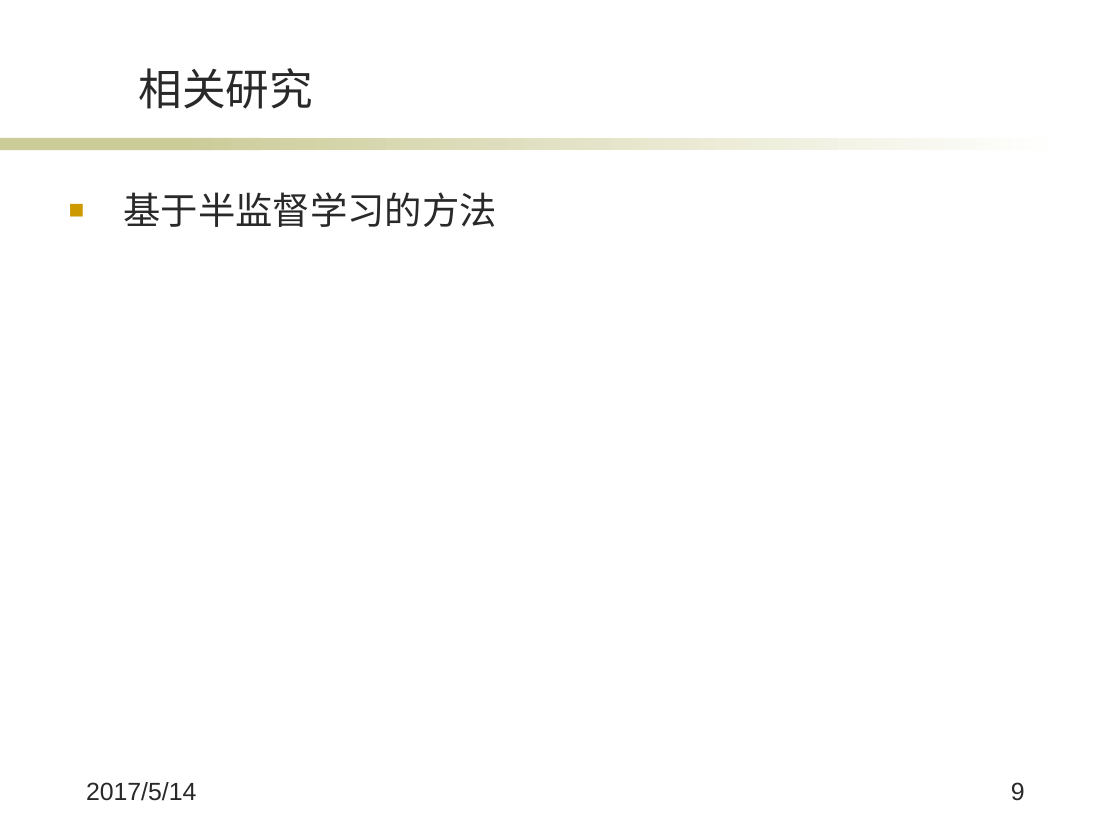
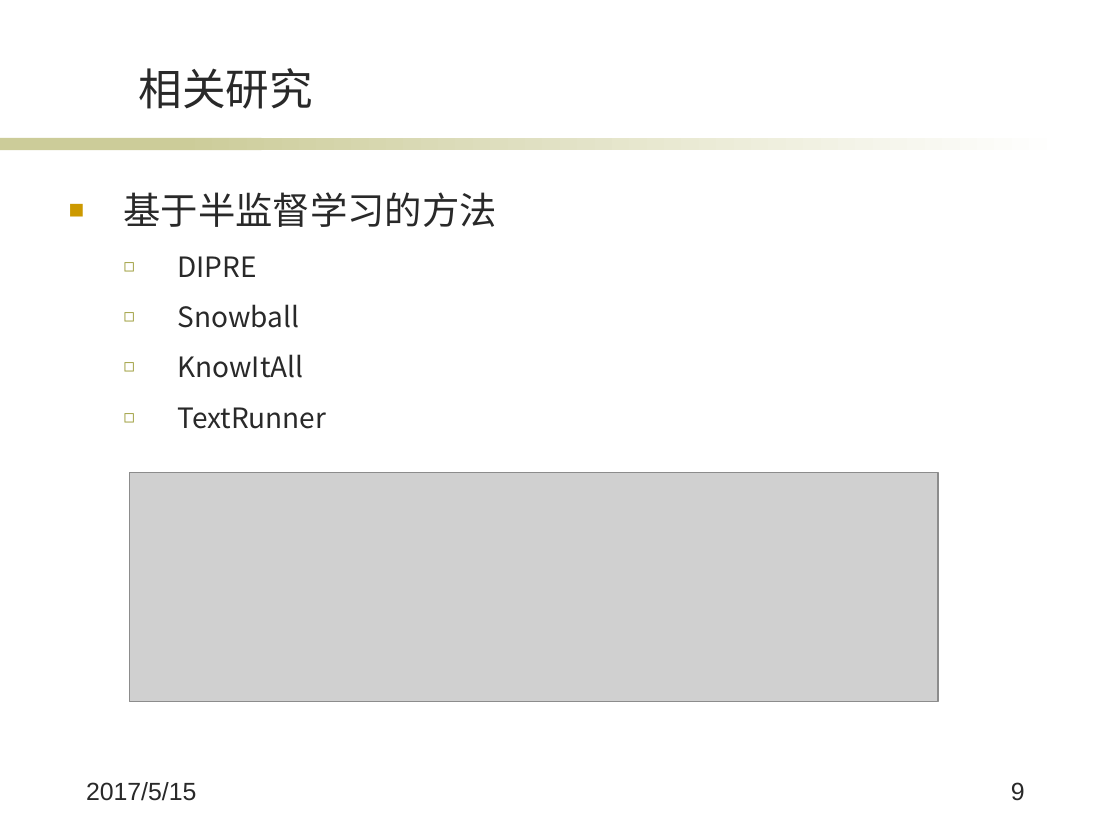
Before and after one commit to wqpod2g/paper, a slide deck: slide 9 of 毕业答辩ppt.pptx. Drawn at 1120x840 pixels with LibreOffice and Linux fonts; fonts in the diff are those of the drawing; grey boxes stand for pictures; background and template pictures are left out. Boxes give left, top, right and bottom in pixels: in the first picture for what was removed or moved away, otherwise in the second. Text is boxed around its words. In the diff, an @@ line names an element or a change of style, - is before the commit and + after.

```diff
--- a/毕业答辩ppt.pptx
+++ b/毕业答辩ppt.pptx
@@ text at <box>177,256,326,429</box>: paragraphs added @@
+  ◻ DIPRE
+  ◻ Snowball
+  ◻ KnowItAll
+  ◻ TextRunner
@@ picture added at <box>129,473,937,701</box> @@
@@ text at <box>86,782,196,801</box>: text changed @@
-2017/5/14
+2017/5/15
```
Also in this commit, not shown: 15 other slides changed, 6 slides added, 1 slide removed, 2 other files.
